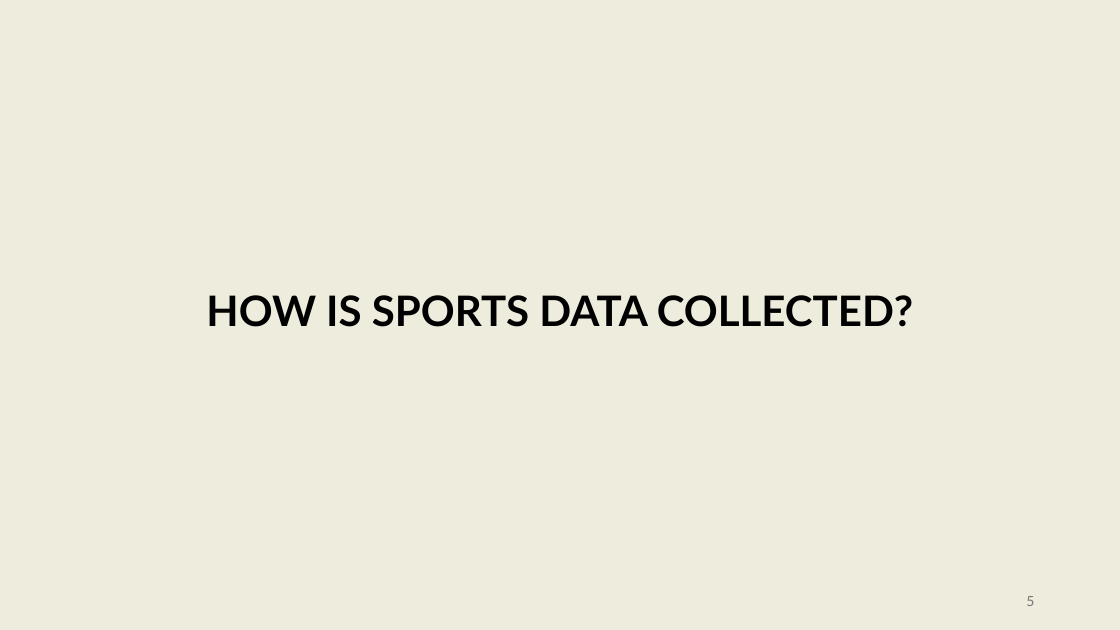
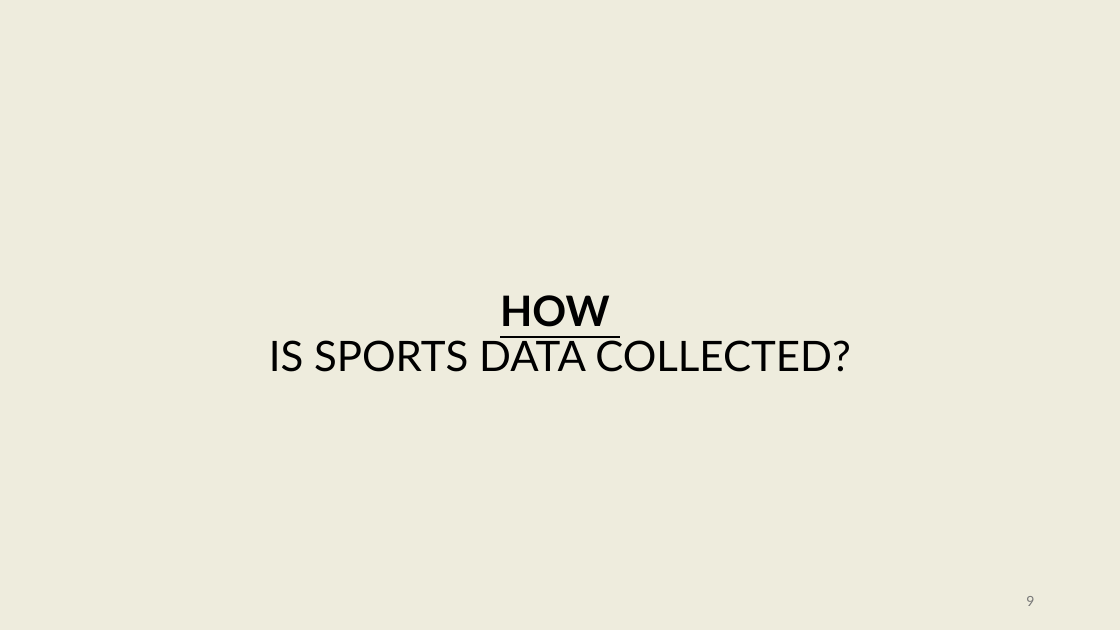
Before and after one commit to onishisaryu/HES-3000-Sports-Data-Analytics, a slide deck: slide 9 of pptx/Lecture4.pptx (slide 5 before the commit). Drawn at 1120x630 pixels with LibreOffice and Linux fonts; fonts in the diff are those of the drawing. Boxes give left, top, right and bottom in pixels: in the first picture for what was removed or moved away, otherwise in the second. Text is boxed around its words. In the diff, an @@ line names an element or a change of style, - is before the commit and + after.

```diff
--- a/pptx/Lecture4.pptx
+++ b/pptx/Lecture4.pptx
@@ text at (269,295,850,372): text changed; bold off @@
-HOW IS SPORTS DATA COLLECTED?
+HOW
+IS SPORTS DATA COLLECTED?
@@ page number at (1026,596,1034,606): text changed @@
-5
+9
```
Also in this commit, not shown: 13 other slides changed, 10 slides added, 4 slides removed, 6 other files.
